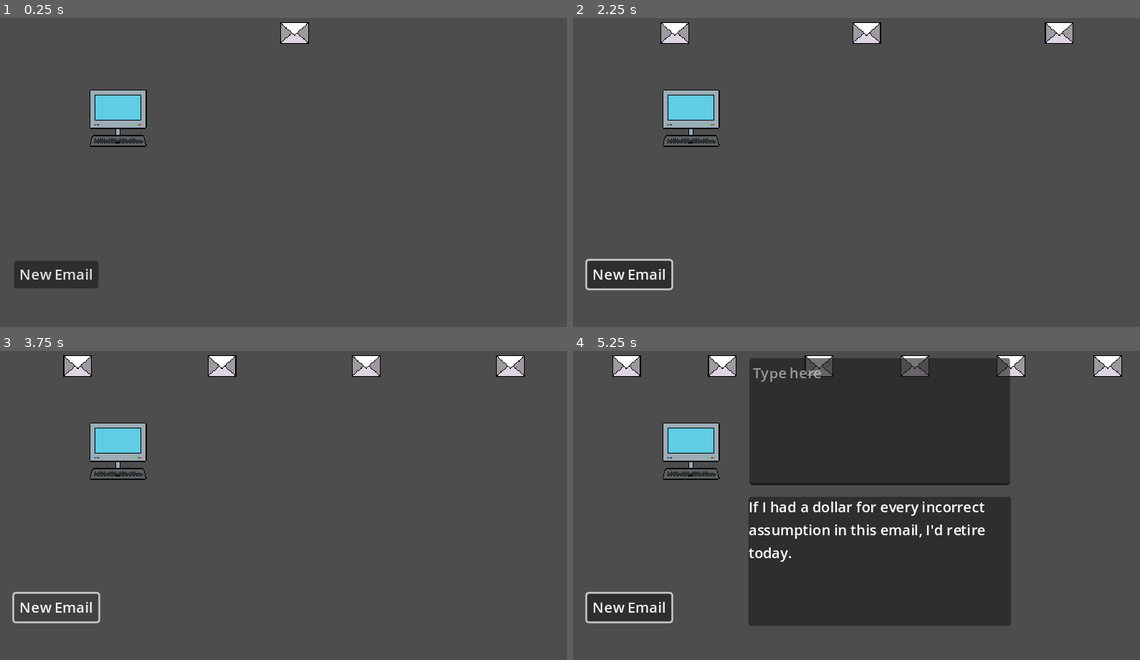
Above: before the commit, frames 1-4 (two rows, left to right).
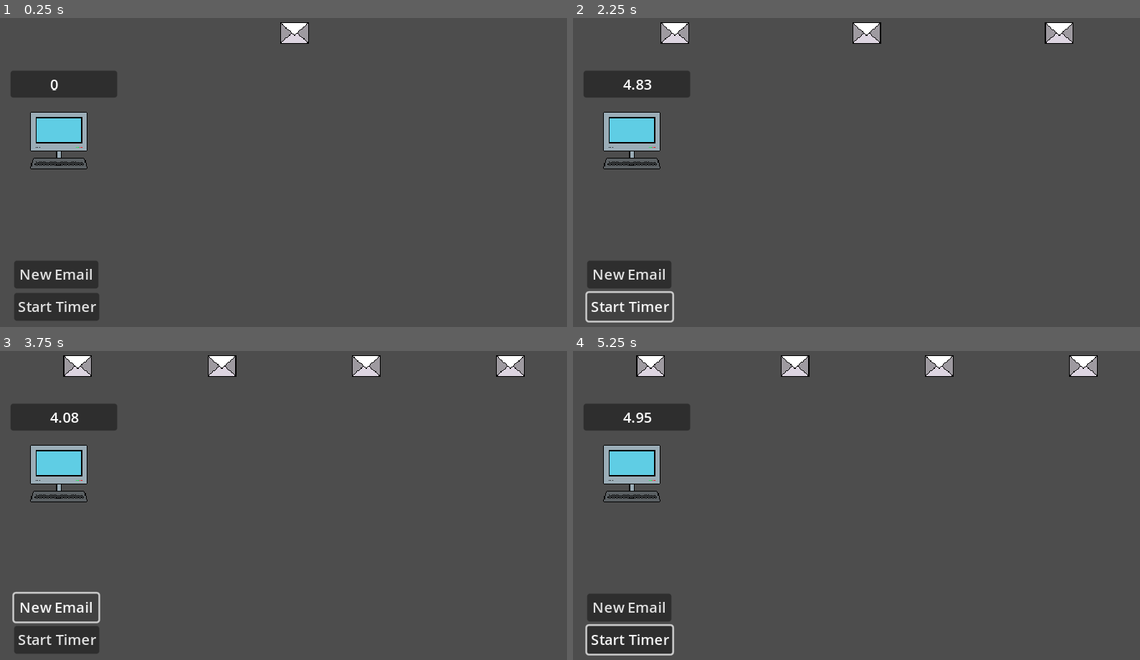
Above: after the commit, the same moments.

Repository: kelleralex04/Brackey-s-Game-Jam
Game: Godot game, scene res://Scenes/main.tscn
Two runs of this game, one before a commit and one after it. Both use one fixed random seed, a clock stepped at 60 frames per second and the inputs below.
Inputs (mouse positions are in pixels of both pictures, inside the frame that each line leads up to):
- Up to frame 1 (0.25 s): no input
- Up to frame 2 (2.25 s): click "New Email" at 0.5 s; click "New Email" at 1.25 s; click (629, 305) at 2 s, where only the run after the commit has a clickable "Start Timer"
- Up to frame 3 (3.75 s): click (56, 638) at 2.75 s, where only the run after the commit has a clickable "Start Timer"; click "New Email" at 3.5 s
- Up to frame 4 (5.25 s): click (629, 638) at 4.25 s, where only the run after the commit has a clickable "Start Timer"; tap Enter (ui_accept) at 5, 5.1 s; move the mouse to (692, 449) at 5.02 s; click (692, 449) at 5.17 s

The runs differ from the first frame. In frame 1, 5.6% of the frame differs, in the area x 1-26%, y 17-98%; in frame 2, 5.1%; in frame 3, 5.6%; in frame 4, 46%, in the area x 1-97%, y 1-99%.

Commit message:
adds timer and start timer button

Diff:
--- a/Scenes/email_task.tscn
+++ b/Scenes/email_task.tscn
@@ -11,6 +11,7 @@
 size_flags_vertical = 4
 
 [node name="TextureRect" type="TextureRect" parent="."]
+layout_mode = 0
 offset_right = 32.0
 offset_bottom = 24.0
 texture = ExtResource("2_0fi4y")
--- a/Scenes/main.gd
+++ b/Scenes/main.gd
@@ -6,6 +6,8 @@
 @onready var example_email: Control = $ExampleEmail
 @onready var taskbar: HBoxContainer = $Taskbar
 @onready var email_task: Control = $Taskbar/EmailTask
+@onready var timer: Timer = $Timer
+@onready var time_left: Label = $Panel/TimeLeft
 
 var email_opened := false
 var task_queue := []
@@ -77,6 +79,9 @@
 	label.text = choose_email()
 	task_queue.append([email_task, label.text])
 
+func _process(delta: float) -> void:
+	time_left.text = str(timer.time_left).left(4)
+
 func _input(event: InputEvent) -> void:
 	if Input.is_action_just_pressed("ui_cancel"):
 		get_tree().quit()
@@ -84,12 +89,9 @@
 	if Input.is_action_just_pressed('ui_accept') and email_opened:
 		if email_input.text == label.text:
 			_on_desktop_clicked()
-
 			task_queue[0][0].queue_free()
 			task_queue.pop_front()
 			email_input.text = ''
-			if task_queue.size():
-				label.text = task_queue[0][1]
 		else:
 			print('Error!')
 			_on_desktop_clicked()
@@ -120,6 +122,8 @@
 		email_opened = !email_opened
 		email_input.visible = !email_input.visible
 		example_email.visible = !example_email.visible
+		label.text = task_queue[0][1]
+		email_input.grab_focus()
 
 func _on_new_email_pressed() -> void:
 	var email_task_scene = preload('res://Scenes/email_task.tscn')
@@ -127,3 +131,9 @@
 	task_queue.append([new_email_task, choose_email()])
 
 	taskbar.add_child(new_email_task)
+
+func _on_start_timer_pressed() -> void:
+	timer.start()
+
+func _on_timer_timeout() -> void:
+	print('done')
--- a/Scenes/main.tscn
+++ b/Scenes/main.tscn
@@ -27,6 +27,8 @@
 offset_right = 495.0
 offset_bottom = 161.0
 placeholder_text = "Type here"
+context_menu_enabled = false
+middle_mouse_paste_enabled = false
 wrap_mode = 1
 
 [node name="ExampleEmail" type="Control" parent="."]
@@ -54,7 +56,7 @@
 autowrap_mode = 2
 
 [node name="Desktop" parent="." instance=ExtResource("1_dntc4")]
-position = Vector2(107, 91)
+position = Vector2(41, 116)
 
 [node name="NewEmail" type="Button" parent="."]
 offset_left = 23.0
@@ -63,6 +65,40 @@
 offset_bottom = 313.0
 text = "New Email"
 
+[node name="StartTimer" type="Button" parent="."]
+offset_left = 23.0
+offset_top = 318.0
+offset_right = 118.0
+offset_bottom = 349.0
+text = "Start Timer"
+
+[node name="Panel" type="Panel" parent="."]
+offset_left = 19.0
+offset_top = 70.0
+offset_right = 138.0
+offset_bottom = 100.0
+
+[node name="TimeLeft" type="Label" parent="Panel"]
+layout_mode = 1
+anchors_preset = 8
+anchor_left = 0.5
+anchor_top = 0.5
+anchor_right = 0.5
+anchor_bottom = 0.5
+offset_left = -16.0
+offset_top = -11.5
+offset_right = 16.0
+offset_bottom = 11.5
+grow_horizontal = 2
+grow_vertical = 2
+text = "0.00"
+
+[node name="Timer" type="Timer" parent="."]
+wait_time = 5.0
+one_shot = true
+
 [connection signal="text_changed" from="EmailInput" to="." method="_on_email_input_text_changed"]
 [connection signal="desktop_clicked" from="Desktop" to="." method="_on_desktop_clicked"]
 [connection signal="pressed" from="NewEmail" to="." method="_on_new_email_pressed"]
+[connection signal="pressed" from="StartTimer" to="." method="_on_start_timer_pressed"]
+[connection signal="timeout" from="Timer" to="." method="_on_timer_timeout"]
